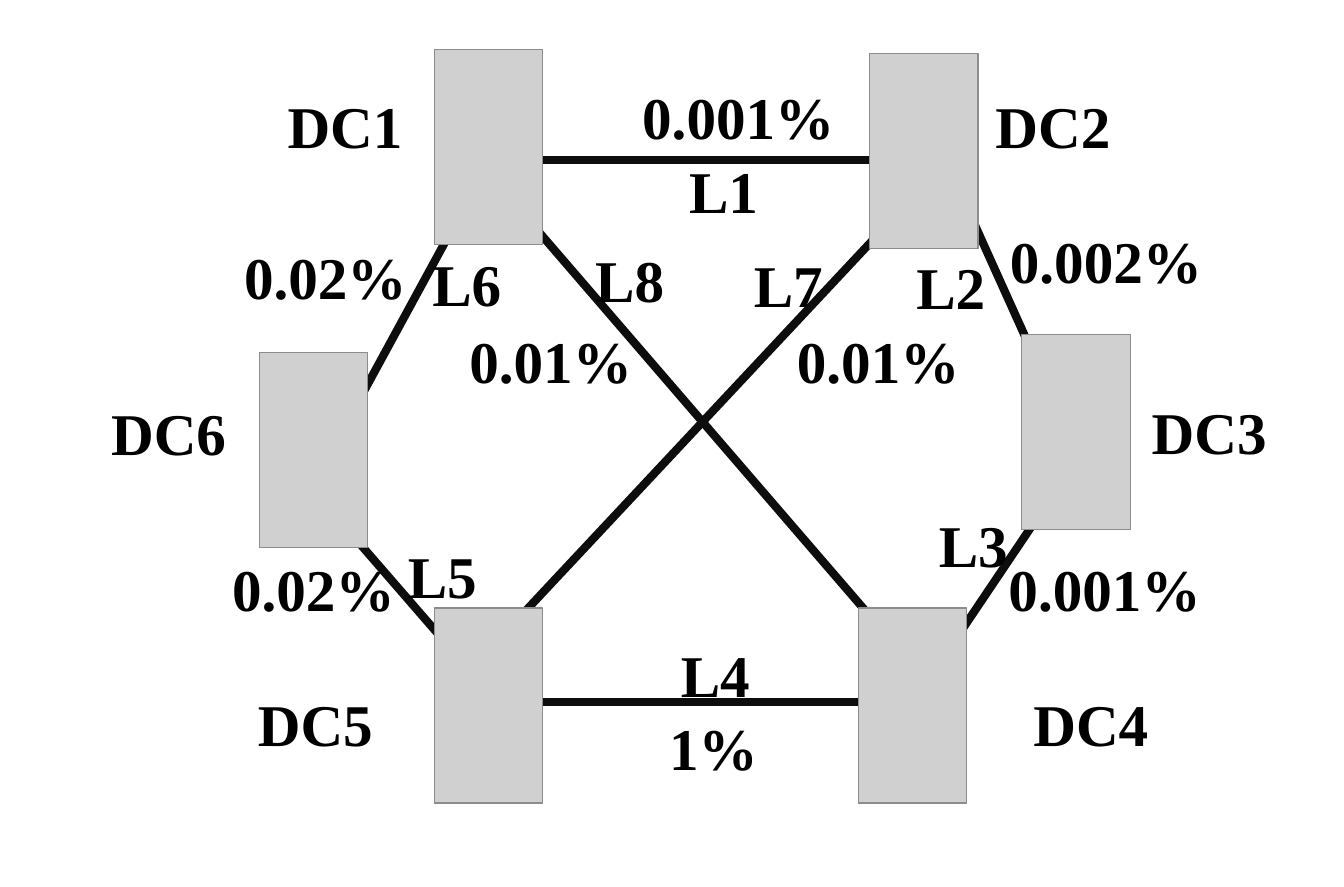
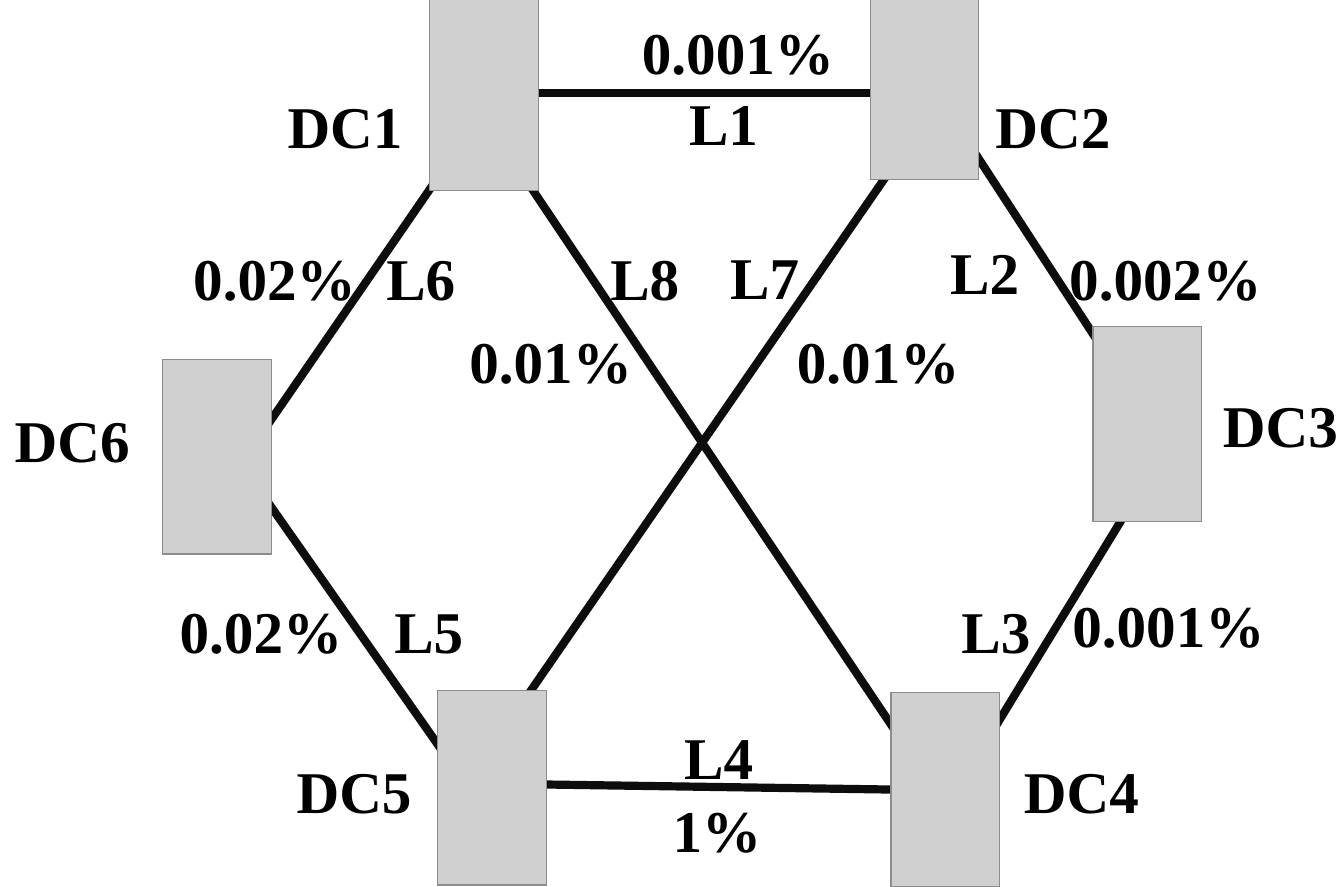
Before and after one commit to TEDAT-team/TEDAT, a slide deck: slide 1 of fig/testbed3.pptx. Drawn at 1344x887 pixels with LibreOffice and Linux fonts; fonts in the diff are those of the drawing; grey boxes stand for pictures. Boxes give left, top, right and bottom in pixels: in the first picture for what was removed or moved away, otherwise in the second. Text is boxed around its words. In the diff, an @@ line names an element or a change of style, - is before the commit and + after.

```diff
--- a/fig/testbed3.pptx
+++ b/fig/testbed3.pptx
@@ picture: place and size @@
-picture at bbox=[434, 50, 543, 245]
+picture at bbox=[430, 0, 539, 190]
@@ text "0.001%": place and size @@
-text "0.001%" at bbox=[642, 99, 834, 140]
+text "0.001%" at bbox=[642, 34, 834, 75]
@@ picture: place and size @@
-picture at bbox=[869, 53, 978, 248]
+picture at bbox=[870, 0, 979, 180]
@@ text "L1": place and size @@
-text "L1" at bbox=[689, 174, 758, 213]
+text "L1" at bbox=[689, 106, 758, 145]
@@ line moved from (532, 160) - (892, 160) to (532, 92) - (892, 92) @@
@@ line moved from (955, 182) - (1053, 400) to (969, 145) - (1111, 363) @@
@@ line moved from (329, 456) - (463, 207) to (261, 434) - (452, 158) @@
@@ line moved from (892, 219) - (488, 650) to (898, 158) - (514, 714) @@
@@ line moved from (518, 207) - (883, 631) to (519, 170) - (907, 748) @@
@@ text "0.02%": place and size @@
-text "0.02%" at bbox=[244, 259, 407, 309]
+text "0.02%" at bbox=[193, 260, 356, 311]
@@ text "L6": place and size @@
-text "L6" at bbox=[432, 260, 501, 307]
+text "L6" at bbox=[386, 254, 455, 301]
@@ text "L8": place and size @@
-text "L8" at bbox=[595, 262, 664, 313]
+text "L8" at bbox=[610, 260, 679, 311]
@@ text "L7": place and size @@
-text "L7" at bbox=[754, 268, 823, 318]
+text "L7" at bbox=[730, 260, 799, 310]
@@ text "L2": place and size @@
-text "L2" at bbox=[916, 270, 985, 309]
+text "L2" at bbox=[950, 255, 1019, 294]
@@ text "0.002%": place and size @@
-text "0.002%" at bbox=[1010, 243, 1202, 294]
+text "0.002%" at bbox=[1069, 260, 1261, 311]
@@ picture: place and size @@
-picture at bbox=[1021, 335, 1130, 530]
+picture at bbox=[1092, 326, 1201, 521]
@@ picture: place and size @@
-picture at bbox=[259, 352, 368, 547]
+picture at bbox=[163, 359, 272, 554]
@@ text "DC3": place and size @@
-text "DC3" at bbox=[1152, 415, 1267, 455]
+text "DC3" at bbox=[1223, 408, 1338, 448]
@@ text "DC6": place and size @@
-text "DC6" at bbox=[111, 416, 226, 456]
+text "DC6" at bbox=[15, 423, 130, 463]
@@ line moved from (446, 642) - (316, 493) to (446, 755) - (261, 493) @@
@@ line moved from (940, 662) - (1053, 493) to (978, 755) - (1137, 493) @@
@@ text "0.02%": place and size @@
-text "0.02%" at bbox=[232, 565, 395, 612]
+text "0.02%" at bbox=[180, 607, 343, 654]
@@ text "L5" rewrapped from bbox=[408, 559, 477, 608] to bbox=[394, 614, 463, 654] @@
@@ text "L3": place and size @@
-text "L3" at bbox=[939, 528, 1008, 578]
+text "L3" at bbox=[961, 614, 1030, 664]
@@ text "0.001%": place and size @@
-text "0.001%" at bbox=[1008, 565, 1200, 612]
+text "0.001%" at bbox=[1072, 601, 1264, 648]
@@ 2 texts, 1 picture: place and size @@
-2 texts, 1 picture at bbox=[434, 608, 758, 803]
+2 texts, 1 picture at bbox=[437, 690, 762, 885]
@@ picture: place and size @@
-picture at bbox=[858, 608, 967, 803]
+picture at bbox=[890, 692, 999, 887]
@@ text "DC5": place and size @@
-text "DC5" at bbox=[258, 707, 373, 747]
+text "DC5" at bbox=[297, 774, 412, 814]
@@ text "DC4": place and size @@
-text "DC4" at bbox=[1033, 707, 1148, 747]
+text "DC4" at bbox=[1024, 774, 1139, 814]
@@ line moved from (502, 701) - (869, 701) to (506, 784) - (890, 790) @@
```
Also in this commit, not shown: 21 other files.
